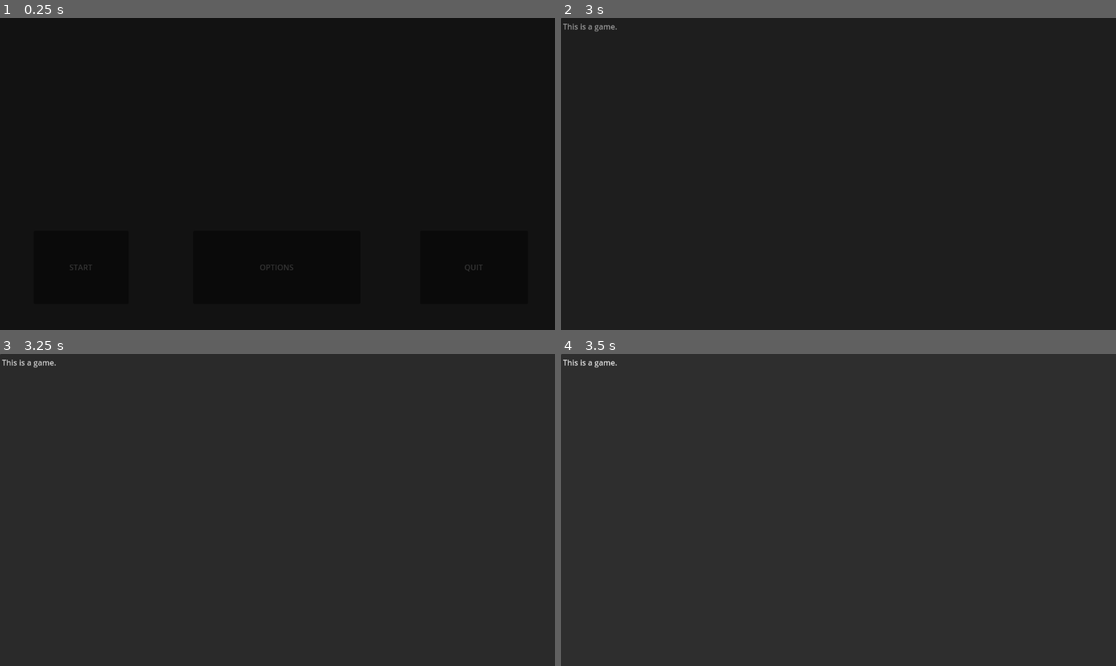
Above: before the commit, frames 1-4 (two rows, left to right).
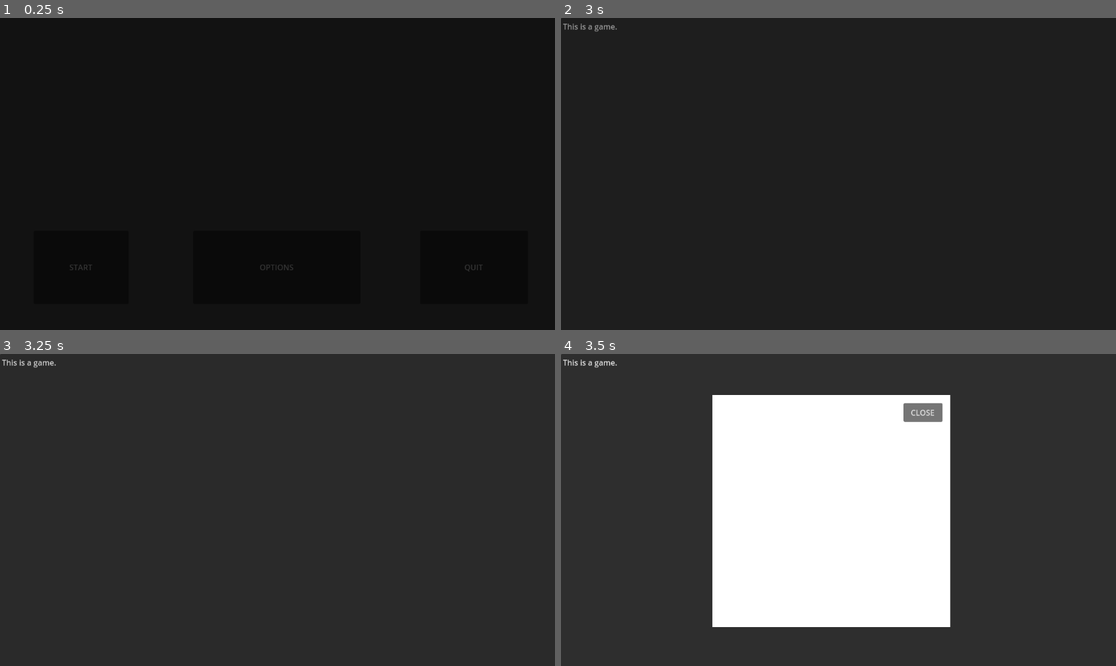
Above: after the commit, the same moments.

Repository: authenticBloodshed/gOATmeal
Game: Godot game, scene res://MainMenu.tscn
Two runs of this game, one before a commit and one after it. Both use one fixed random seed, a clock stepped at 60 frames per second and the inputs below.
Inputs:
- Up to frame 1 (0.25 s): no input
- Up to frame 2 (3 s): click "START" at 0.5 s; click "START" at 1.25 s; click "START" at 2 s
- Up to frame 3 (3.25 s): no input
- Up to frame 4 (3.5 s): no input

Frames 1-3 are identical in both runs. In frame 4, 32% of the frame differs, in the area x 27-71%, y 13-88%.

Commit message:
Breakfast popup
Puzzle now spawns upon opening the game and is able to be closed by pressing the close button

Diff:
--- /dev/null
+++ b/closeBreakfast.gd
@@ -0,0 +1,11 @@
+extends ColorRect
+
+
+# Called when the node enters the scene tree for the first time.
+func _ready():
+	pass # Replace with function body.
+
+
+# Called every frame. 'delta' is the elapsed time since the previous frame.
+func _process(delta):
+	pass
--- a/game.gd
+++ b/game.gd
@@ -4,3 +4,11 @@
 # Called when the node enters the scene tree for the first time.
 func _ready():
 	$ColorRect/AnimationPlayer.play("fade_out")
+	await get_tree().create_timer(1.0).timeout
+	$ColorRect.hide()
+	$Breakfast.show()
+	$CloseButton.show()
+
+func _on_close_button_pressed():
+	$Breakfast.hide()
+	$CloseButton.hide()
--- a/game.tscn
+++ b/game.tscn
@@ -1,7 +1,8 @@
-[gd_scene load_steps=3 format=3 uid="uid://0n75d8utmol6"]
+[gd_scene load_steps=4 format=3 uid="uid://0n75d8utmol6"]
 
 [ext_resource type="Script" path="res://game.gd" id="1_ottce"]
 [ext_resource type="PackedScene" uid="uid://10ngpxurb116" path="res://transitions.tscn" id="2_rxlpj"]
+[ext_resource type="Script" path="res://closeBreakfast.gd" id="3_u4eoj"]
 
 [node name="Game" type="Node2D"]
 script = ExtResource("1_ottce")
@@ -12,3 +13,23 @@
 text = "This is a game."
 
 [node name="ColorRect" parent="." instance=ExtResource("2_rxlpj")]
+
+[node name="Breakfast" type="ColorRect" parent="."]
+visible = false
+offset_left = 314.0
+offset_top = 85.0
+offset_right = 808.0
+offset_bottom = 567.0
+script = ExtResource("3_u4eoj")
+
+[node name="CloseButton" type="Button" parent="."]
+visible = false
+offset_left = 711.0
+offset_top = 102.0
+offset_right = 792.0
+offset_bottom = 141.0
+text = "CLOSE"
+
+[connection signal="pressed" from="CloseButton" to="." method="_on_close_button_pressed"]
+[connection signal="pressed" from="CloseButton" to="Breakfast" method="_on_close_button_pressed"]
+[connection signal="pressed" from="CloseButton" to="CloseButton" method="_on_pressed"]
